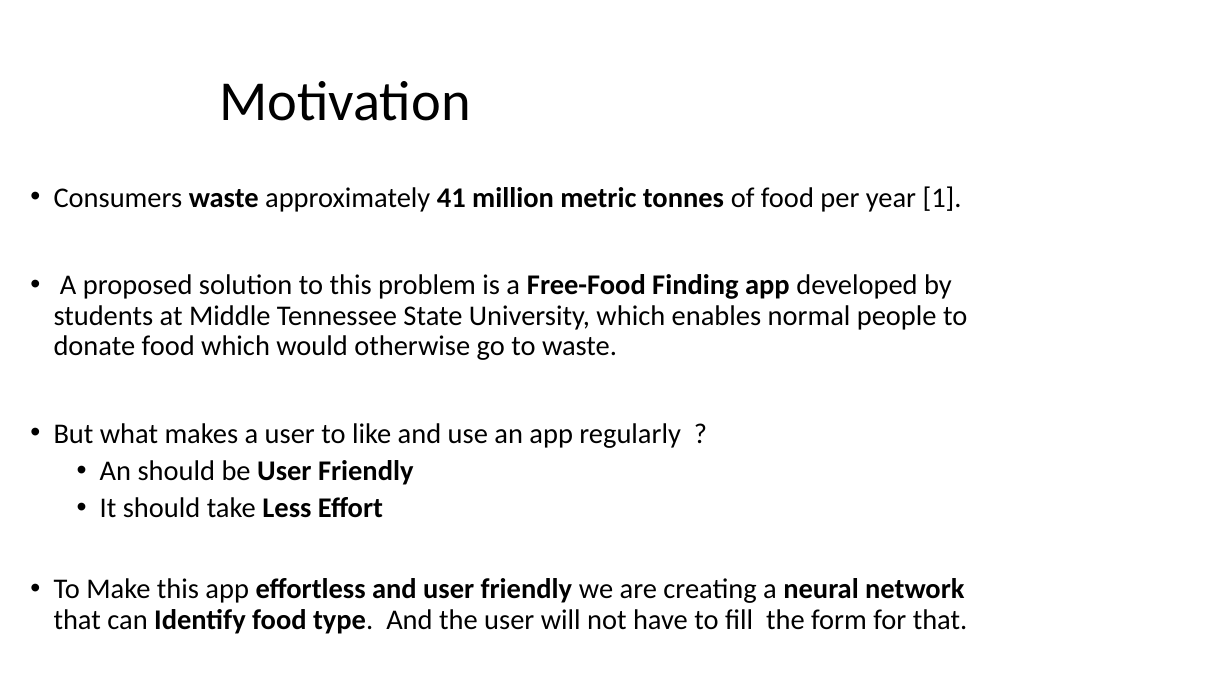
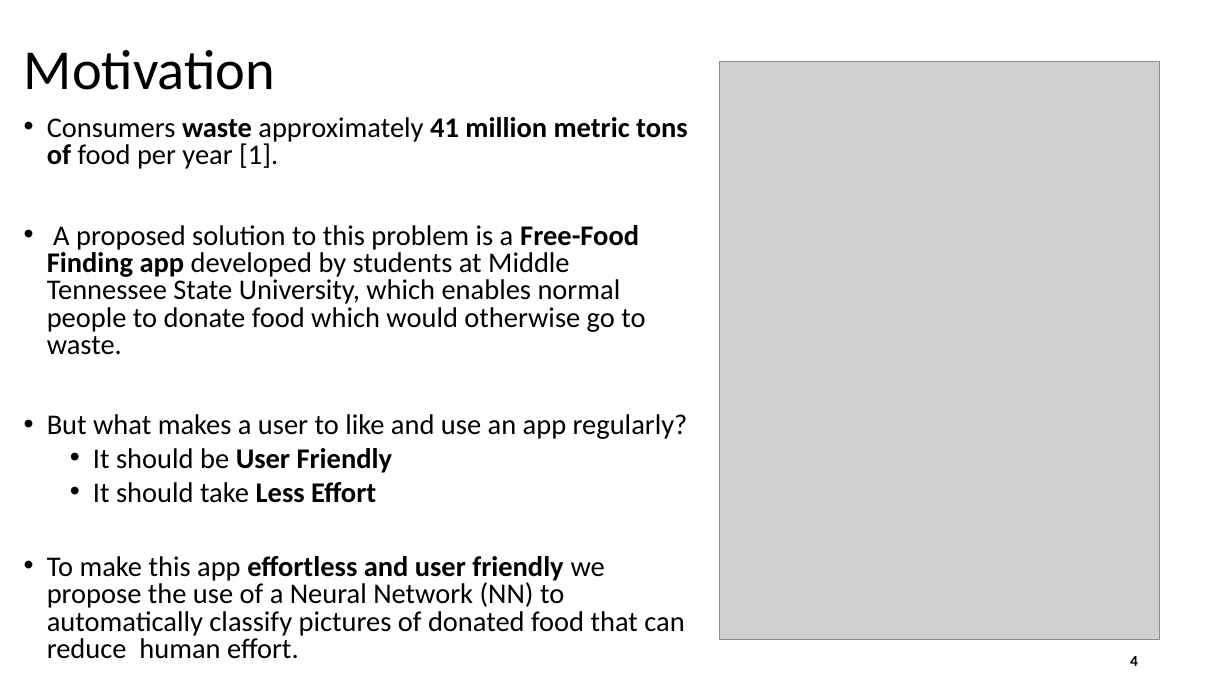
Before and after one commit to Hennakhan/S20-team8-project, a slide deck: slide 4 of Project_Presentation.pptx (slide 3 before the commit). Drawn at 1232x693 pixels with LibreOffice and Linux fonts; fonts in the diff are those of the drawing; grey boxes stand for pictures; background and template pictures are left out. Boxes give left, top, right and bottom in pixels: in the first picture for what was removed or moved away, otherwise in the second. Text is boxed around its words. In the diff, an @@ line names an element or a change of style, - is before the commit and + after.

```diff
--- a/Project_Presentation.pptx
+++ b/Project_Presentation.pptx
@@ text "Motivation": place and size @@
-text "Motivation" at (219, 81, 471, 121)
+text "Motivation" at (24, 50, 276, 90)
@@ picture added at (720, 61, 1160, 640) @@
@@ text "Consumers waste approximately 41 million ...": place and size @@
-text "Consumers waste approximately 41 million ..." at (54, 186, 968, 634)
+text "Consumers waste approximately 41 million ..." at (47, 117, 688, 659)
@@ text at (47, 117, 687, 169): text changed @@
-• Consumers waste approximately 41 million metric tonnes of food per year [1].
+• Consumers waste approximately 41 million metric tons of food per year [1].
@@ text at (47, 225, 645, 503): line spacing 0.9 to 0.8 @@
@@ text at (47, 414, 688, 473): text changed @@
-• But what makes a user to like and use an app regularly ?
-  • An should be User Friendly
+• But what makes a user to like and use an app regularly?
+  • It should be User Friendly
@@ text at (47, 556, 684, 659): text changed @@
-• To Make this app effortless and user friendly we are creating a neural network that can Identify food type. And the user will not have to fill the form for that.
+• To make this app effortless and user friendly we propose the use of a Neural Network (NN) to automatically classify pictures of donated food that can reduce human effort.
@@ page number added at (1130, 656, 1138, 666), 12 pt, text #000000, bold @@
+4
```
Also in this commit, not shown: 9 other slides changed, 5 slides added, 3 slides removed, 1 other file.
